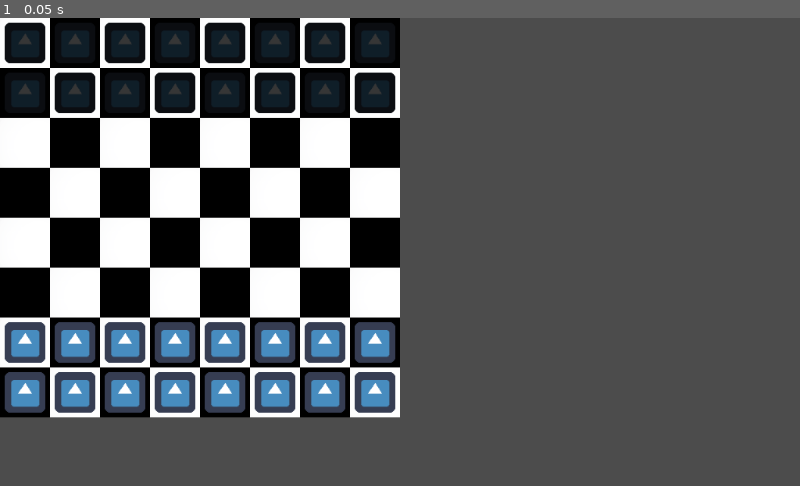
Above: before the commit, frame 1.
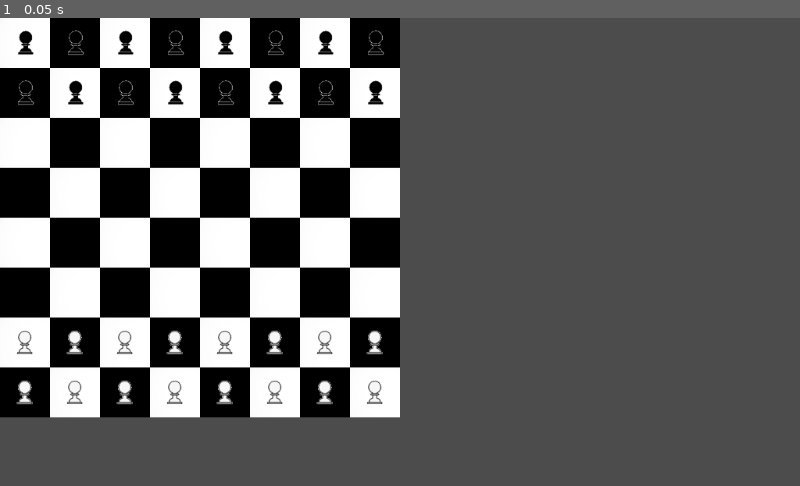
Above: after the commit, the same moment.

Repository: MrJustreborn/BattleMess
Game: Godot game, scene res://board/board.tscn
The game is run twice, just before and just after one commit, with the same random seed, the same clock (stepped at 60 frames per second) and the same inputs. Before the commit the project has no main scene; this scene is started directly in both runs. The engine's default icon, where the game draws it, is replaced by a stand-in: a white triangle on a blue panel in a dark square.
Inputs:
- Up to frame 1 (0.05 s): no input

The runs differ from the first frame. In frame 1, 12% of the frame differs, in the area x 0-50%, y 0-85%.

Commit message:
Added basic assets

Diff:
--- a/godot/entities/entity.gd
+++ b/godot/entities/entity.gd
@@ -2,10 +2,40 @@
 
 extends Node2D
 
+enum chess_type {
+	pawn,
+	king,
+	queen,
+	bishop,
+	knight,
+	rock
+}
+
 export(bool) var white = true setget setWhite;
+export(chess_type) var type = chess_type.pawn setget setChessType;
+
+var current_node: Node
 
 func _ready():
+	# set current_node
+	setChessType(type);
 	pass
+
+func setChessType(t):
+	match t:
+		chess_type.pawn:
+			showType("pawn");
+		chess_type.king:
+			showType("king");
+		chess_type.queen:
+			showType("queen");
+		chess_type.bishop:
+			showType("bishop");
+		chess_type.knight:
+			showType("knight");
+		chess_type.rock:
+			showType("rock");
+	type = t;
 
 func setWhite(value: bool):
 	if value:
@@ -15,3 +45,21 @@
 		$white.visible = false;
 		$black.visible = true;
 	white = value;
+
+func showType(what: String):
+	var c = $white.get_children()
+
+	for a in c:
+		a.visible = false;
+	$white.get_node(what).visible = true;
+
+	c = $black.get_children()
+
+	for a in c:
+		a.visible = false;
+	$black.get_node(what).visible = true;
+
+	if white:
+		current_node = $white.get_node(what);
+	else:
+		current_node = $black.get_node(what);
--- a/godot/entities/entity.tscn
+++ b/godot/entities/entity.tscn
@@ -1,7 +1,18 @@
-[gd_scene load_steps=4 format=2]
+[gd_scene load_steps=15 format=2]
 
 [ext_resource path="res://entities/entity.gd" type="Script" id=1]
-[ext_resource path="res://icon.png" type="Texture" id=2]
+[ext_resource path="res://assetes/pawnW2.png" type="Texture" id=2]
+[ext_resource path="res://assetes/kingW2.png" type="Texture" id=3]
+[ext_resource path="res://assetes/queenW2.png" type="Texture" id=4]
+[ext_resource path="res://assetes/bishopW2.png" type="Texture" id=5]
+[ext_resource path="res://assetes/knightW2.png" type="Texture" id=6]
+[ext_resource path="res://assetes/rookW2.png" type="Texture" id=7]
+[ext_resource path="res://assetes/pawnB2.png" type="Texture" id=8]
+[ext_resource path="res://assetes/kingB2.png" type="Texture" id=9]
+[ext_resource path="res://assetes/queenB2.png" type="Texture" id=10]
+[ext_resource path="res://assetes/bishopB2.png" type="Texture" id=11]
+[ext_resource path="res://assetes/knightB2.png" type="Texture" id=12]
+[ext_resource path="res://assetes/rookB2.png" type="Texture" id=13]
 
 [sub_resource type="RectangleShape2D" id=1]
 extents = Vector2( 30, 30 )
@@ -16,14 +27,63 @@
 
 [node name="white" type="Node2D" parent="."]
 
-[node name="Sprite" type="Sprite" parent="white"]
+[node name="pawn" type="Sprite" parent="white"]
 scale = Vector2( 0.8, 0.8 )
 texture = ExtResource( 2 )
+
+[node name="king" type="Sprite" parent="white"]
+visible = false
+scale = Vector2( 0.8, 0.8 )
+texture = ExtResource( 3 )
+
+[node name="queen" type="Sprite" parent="white"]
+visible = false
+scale = Vector2( 0.8, 0.8 )
+texture = ExtResource( 4 )
+
+[node name="bishop" type="Sprite" parent="white"]
+visible = false
+scale = Vector2( 0.8, 0.8 )
+texture = ExtResource( 5 )
+
+[node name="knight" type="Sprite" parent="white"]
+visible = false
+scale = Vector2( 0.8, 0.8 )
+texture = ExtResource( 6 )
+
+[node name="rock" type="Sprite" parent="white"]
+visible = false
+scale = Vector2( 0.8, 0.8 )
+texture = ExtResource( 7 )
 
 [node name="black" type="Node2D" parent="."]
 visible = false
 
-[node name="Sprite" type="Sprite" parent="black"]
-modulate = Color( 0.211765, 0.211765, 0.211765, 1 )
+[node name="pawn" type="Sprite" parent="black"]
 scale = Vector2( 0.8, 0.8 )
-texture = ExtResource( 2 )
+texture = ExtResource( 8 )
+
+[node name="king" type="Sprite" parent="black"]
+visible = false
+scale = Vector2( 0.8, 0.8 )
+texture = ExtResource( 9 )
+
+[node name="queen" type="Sprite" parent="black"]
+visible = false
+scale = Vector2( 0.8, 0.8 )
+texture = ExtResource( 10 )
+
+[node name="bishop" type="Sprite" parent="black"]
+visible = false
+scale = Vector2( 0.8, 0.8 )
+texture = ExtResource( 11 )
+
+[node name="knight" type="Sprite" parent="black"]
+visible = false
+scale = Vector2( 0.8, 0.8 )
+texture = ExtResource( 12 )
+
+[node name="rock" type="Sprite" parent="black"]
+visible = false
+scale = Vector2( 0.8, 0.8 )
+texture = ExtResource( 13 )
--- a/godot/project.godot
+++ b/godot/project.godot
@@ -16,6 +16,7 @@
 [application]
 
 config/name="BattleMess"
+run/main_scene="res://board/board.tscn"
 config/icon="res://icon.png"
 
 [rendering]
Binary file added: godot/assetes/bishopB2.png
Not shown, added: godot/assetes/bishopB2.png.import
Binary file added: godot/assetes/bishopW2.png
Not shown, added: godot/assetes/bishopW2.png.import
Binary file added: godot/assetes/kingB2.png
Not shown, added: godot/assetes/kingB2.png.import
Binary file added: godot/assetes/kingW2.png
Not shown, added: godot/assetes/kingW2.png.import
Binary file added: godot/assetes/knightB2.png
Not shown, added: godot/assetes/knightB2.png.import
Binary file added: godot/assetes/knightW2.png
Not shown, added: godot/assetes/knightW2.png.import
(and 12 more such lines)
